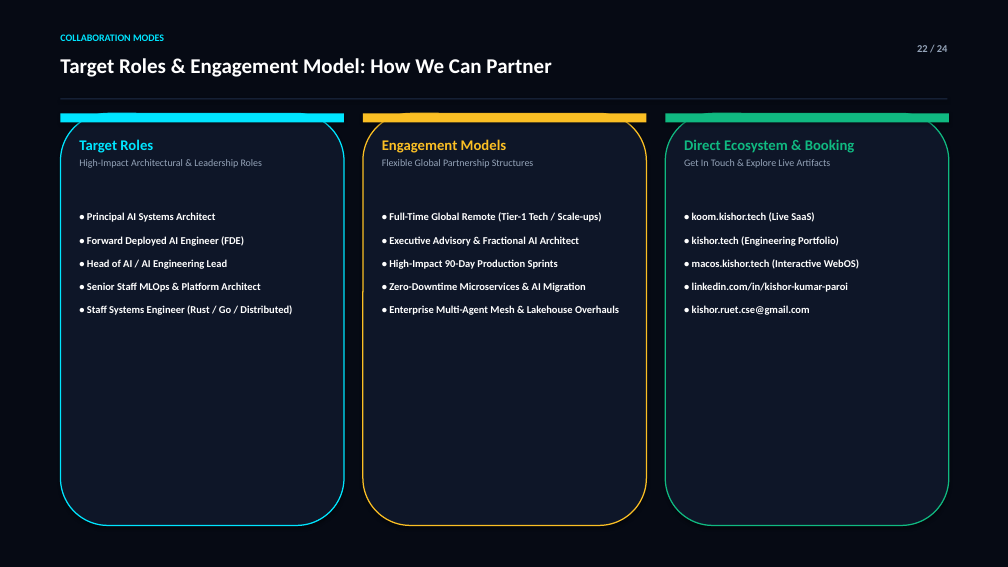
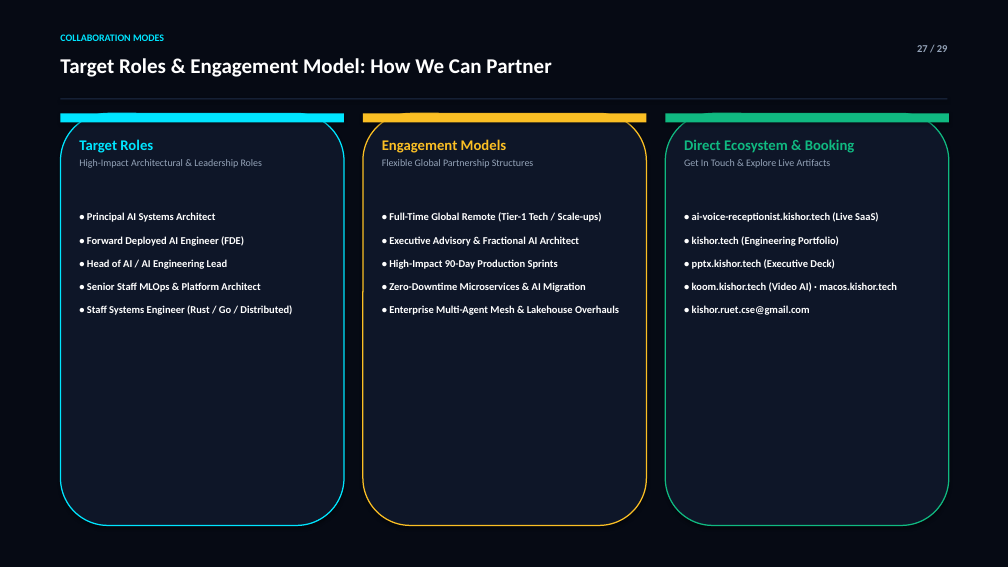
Before and after one commit to KishorKumarParoi/pptx-deck, a slide deck: slide 27 of Kishor_Kumar_Paroi_10000_Dollar_Executive_Deck.pptx (slide 22 before the commit). Drawn at 1008x567 pixels with LibreOffice and Linux fonts; fonts in the diff are those of the drawing. Boxes give left, top, right and bottom in pixels: in the first picture for what was removed or moved away, otherwise in the second. Text is boxed around its words. In the diff, an @@ line names an element or a change of style, - is before the commit and + after.

```diff
--- a/Kishor_Kumar_Paroi_10000_Dollar_Executive_Deck.pptx
+++ b/Kishor_Kumar_Paroi_10000_Dollar_Executive_Deck.pptx
@@ text at [917, 45, 948, 52]: text changed @@
-22 / 24
+27 / 29
@@ text at [692, 212, 878, 222]: text changed @@
-• koom.kishor.tech (Live SaaS)
+• ai-voice-receptionist.kishor.tech (Live SaaS)
@@ text at [692, 259, 897, 292]: text changed @@
-• macos.kishor.tech (Interactive WebOS)
-• linkedin.com/in/kishor-kumar-paroi
+• pptx.kishor.tech (Executive Deck)
+• koom.kishor.tech (Video AI) · macos.kishor.tech
```
Also in this commit, not shown: 21 other slides changed, 5 slides added, 6 other files.
